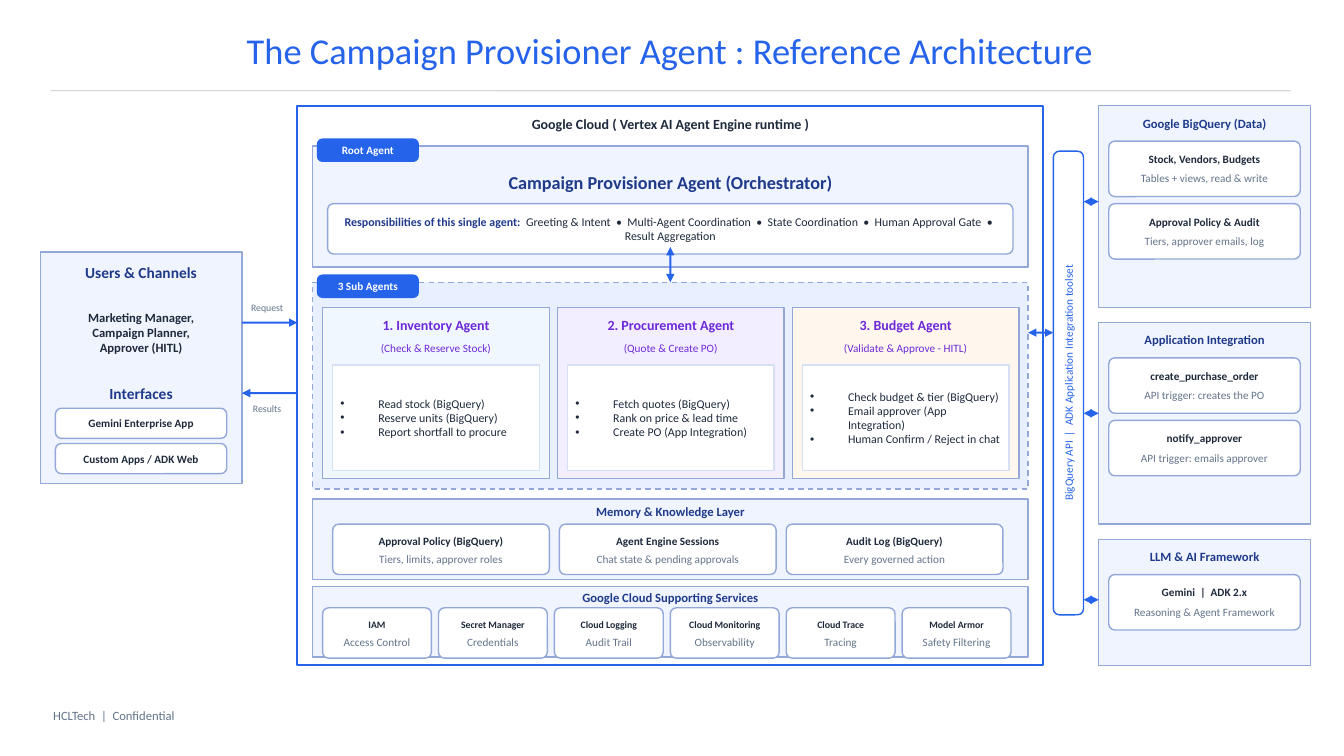
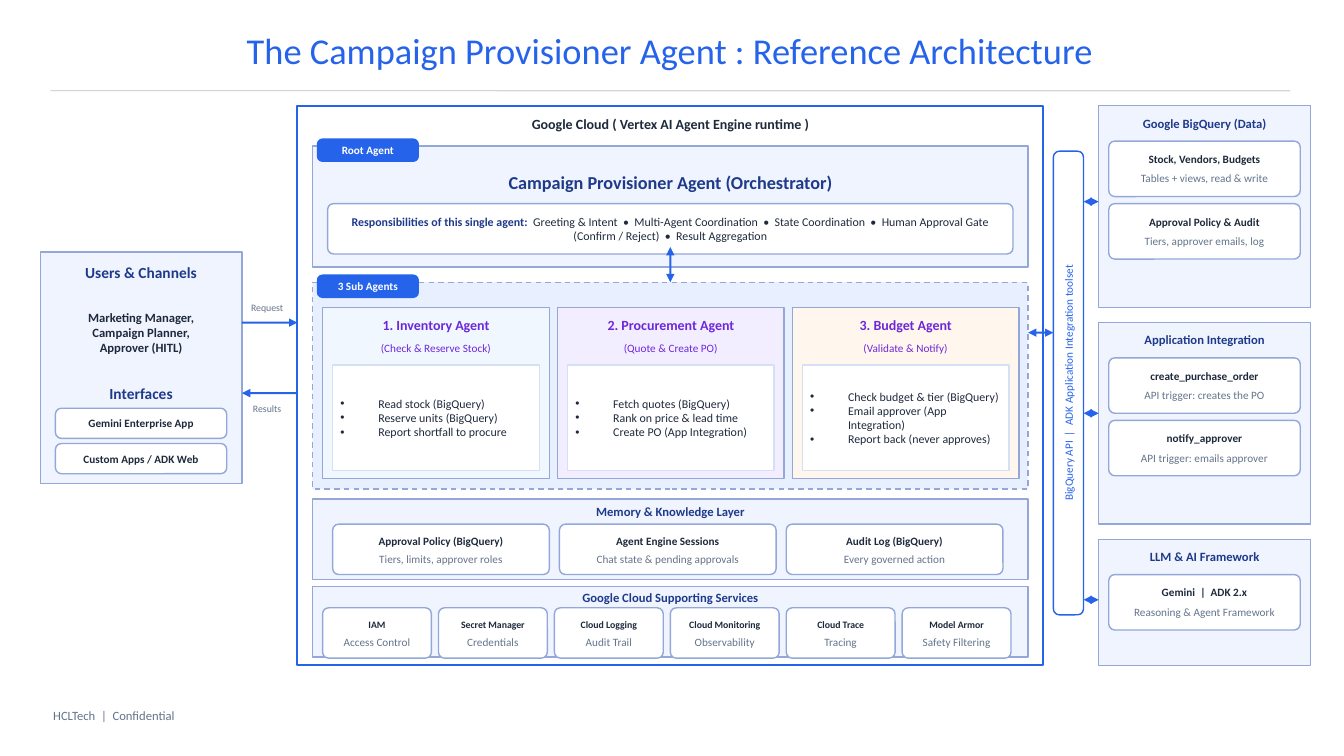
Before and after one commit to DasBalvinderDas/market-campaign-agent, a slide deck: slide 3 of docs/Campaign_Provisioner_Management_Deck.pptx. Drawn at 1344x756 pixels with LibreOffice and Linux fonts; fonts in the diff are those of the drawing. Boxes give left, top, right and bottom in pixels: in the first picture for what was removed or moved away, otherwise in the second. Text is boxed around its words. In the diff, an @@ line names an element or a change of style, - is before the commit and + after.

```diff
--- a/docs/Campaign_Provisioner_Management_Deck.pptx
+++ b/docs/Campaign_Provisioner_Management_Deck.pptx
@@ text at bbox=[352, 217, 989, 242]: text changed @@
-Responsibilities of this single agent: Greeting & Intent • Multi-Agent Coordination • State Coordination • Human Approval Gate • Result Aggregation
+Responsibilities of this single agent: Greeting & Intent • Multi-Agent Coordination • State Coordination • Human Approval Gate (Confirm / Reject) • Result Aggregation
@@ text at bbox=[863, 344, 947, 354]: text changed @@
-(Validate & Approve - HITL)
+(Validate & Notify)
@@ text at bbox=[848, 434, 991, 445]: text changed @@
-• Human Confirm / Reject in chat
+• Report back (never approves)
```
Also in this commit, not shown: 9 other files.
